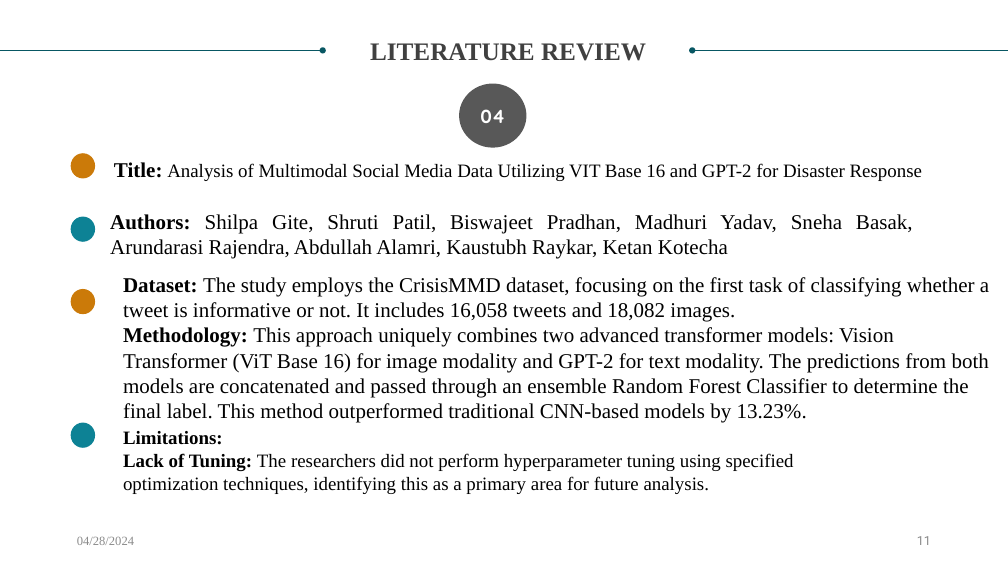
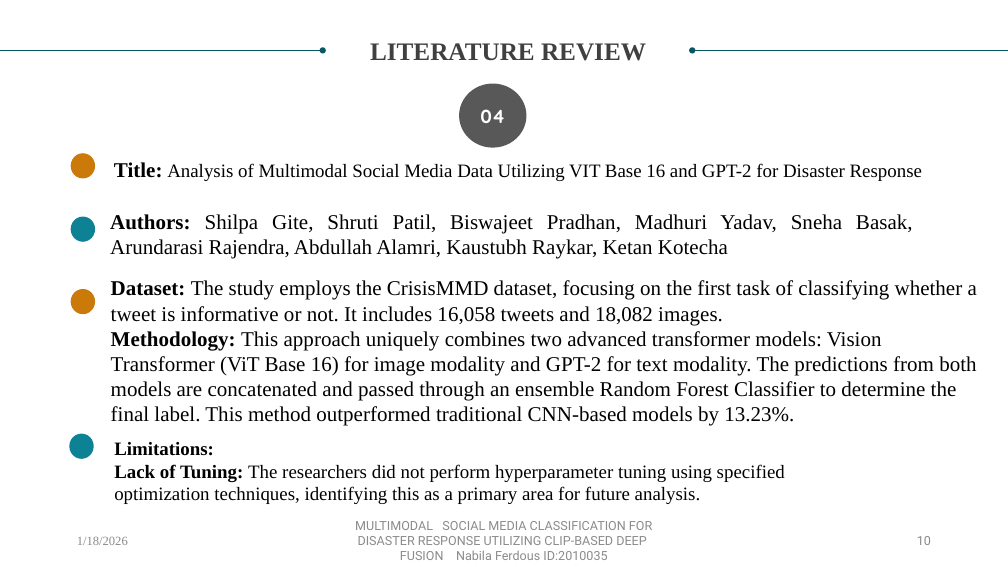
Before and after one commit to NabilaFerdousPrapty/LifeLine, a slide deck: slide 10 of proposal/2010035.pptx (slide 11 before the commit). Drawn at 1008x567 pixels with LibreOffice and Linux fonts; fonts in the diff are those of the drawing. Boxes give left, top, right and bottom in pixels: in the first picture for what was removed or moved away, otherwise in the second. Text is boxed around its words. In the diff, an @@ line names an element or a change of style, - is before the commit and + after.

```diff
--- a/proposal/2010035.pptx
+++ b/proposal/2010035.pptx
@@ text "Dataset: The study employs the ...": place and size @@
-text "Dataset: The study employs the ..." at (123, 277, 989, 423)
+text "Dataset: The study employs the ..." at (111, 280, 977, 426)
@@ ellipse: place and size @@
-ellipse at (70, 423, 95, 448)
+ellipse at (70, 434, 94, 459)
@@ text "Limitations:": place and size @@
-text "Limitations:" at (123, 431, 794, 494)
+text "Limitations:" at (114, 442, 785, 504)
@@ text at (77, 537, 128, 545): text changed @@
-04/28/2024
+1/18/2026
@@ text added at (355, 521, 652, 560), 12 pt, text #8C8C8C @@
+MULTIMODAL SOCIAL MEDIA CLASSIFICATION FOR DISASTER RESPONSE UTILIZING CLIP-BASED DEEP FUSION Nabila Ferdous ID:2010035
@@ page number at (917, 536, 931, 545): text changed @@
-11
+10
```
Also in this commit, not shown: 22 other slides changed, 6 slides added, 13 slides removed.
